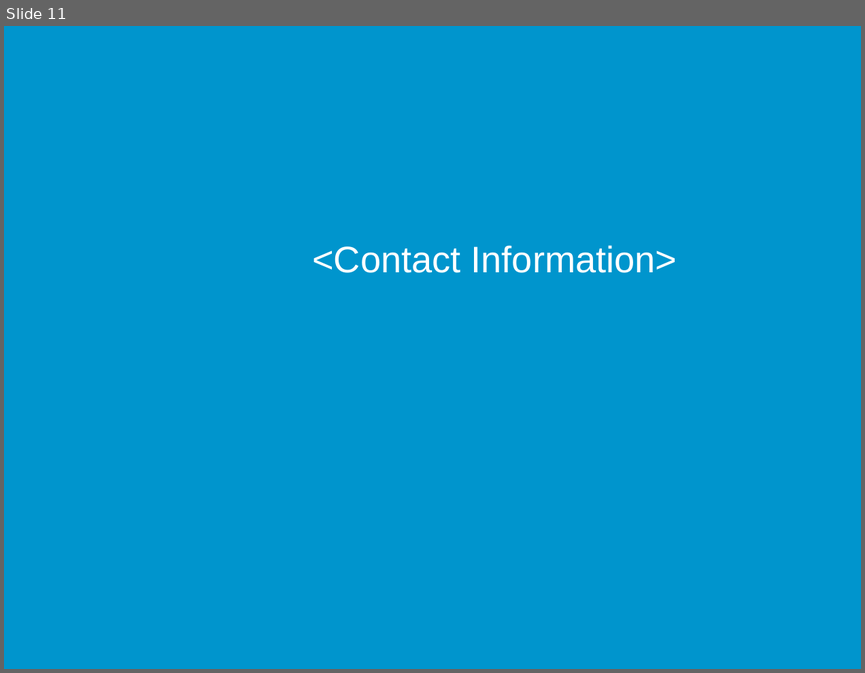
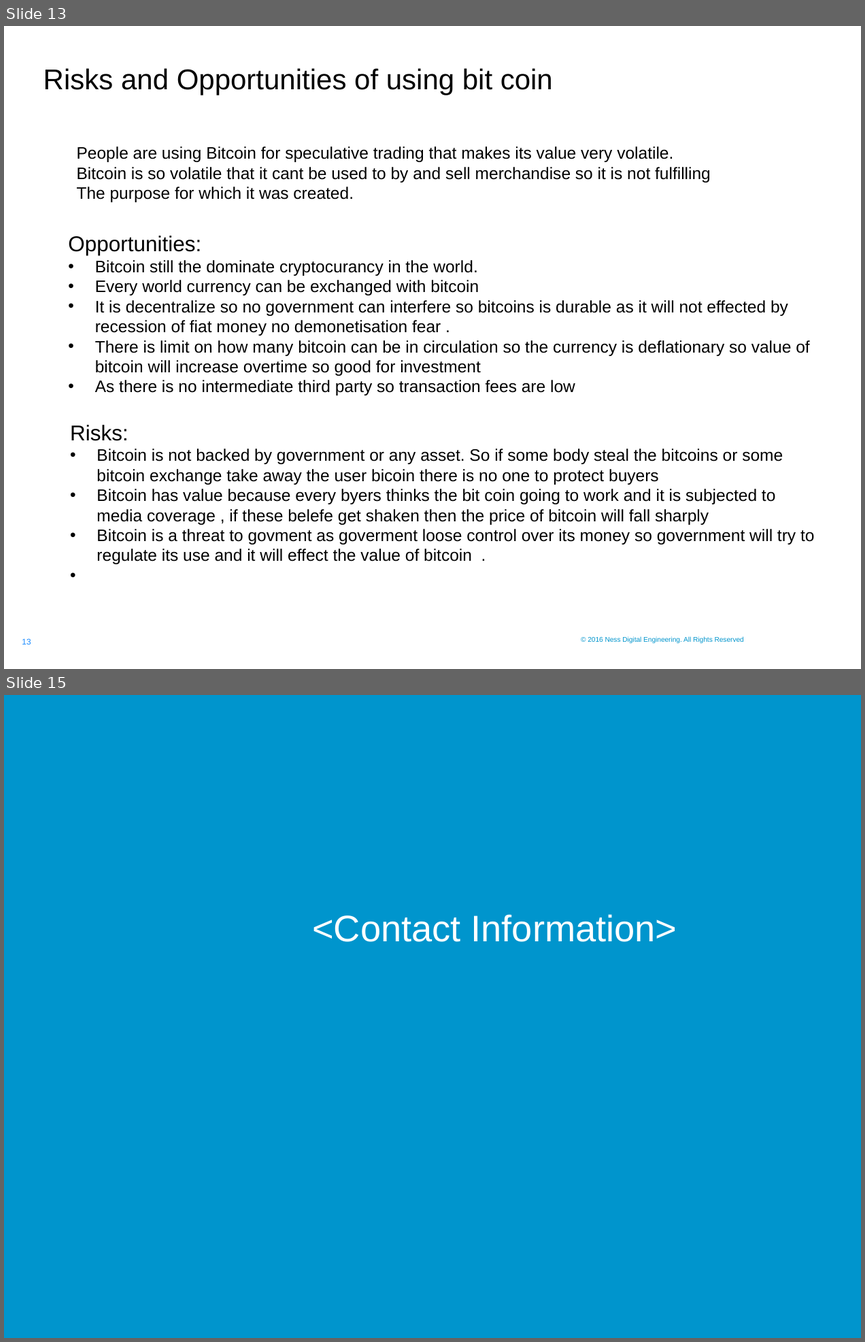
Before and after one commit to sagar-mahapatra-ness/traning, a slide deck: The_Raise_Of_Bitcoin_And_Other_Cryptocurrencies/Ness.pptx. Shown one above the other, each under a label of ours: slide 11 before the commit, slides 13 and 15 after it; the slides between them are not shown. The pictures are 865x673 and 865x1342 pixels, drawn with LibreOffice and Linux fonts; fonts in the diff are those of the drawing; background and template pictures are left out. Boxes give left, top, right and bottom in pixels: in the first picture for what was removed or moved away, otherwise in the second. Text is boxed around its words. In the diff, an @@ line names an element or a change of style, - is before the commit and + after.

```diff
--- a/The_Raise_Of_Bitcoin_And_Other_Cryptocurrencies/Ness.pptx
+++ b/The_Raise_Of_Bitcoin_And_Other_Cryptocurrencies/Ness.pptx
@@ slide 13 added at (x1=4, y1=26, x2=861, y2=669), background #FFFFFF @@
@@ title added at (x1=43, y1=68, x2=553, y2=95), 24 pt, text #000000 @@
+Risks and Opportunities of using bit coin
@@ text added at (x1=77, y1=146, x2=711, y2=202), 14 pt, text #000000 @@
+People are using Bitcoin for speculative trading that makes its value very volatile.
+Bitcoin is so volatile that it cant be used to by and sell merchandise so it is not fulfilling
+The purpose for which it was created.
@@ text added at (x1=68, y1=235, x2=809, y2=395), 14 pt, text #000000 @@
+Opportunities:
+• Bitcoin still the dominate cryptocurancy in the world.
+• Every world currency can be exchanged with bitcoin
+• It is decentralize so no government can interfere so bitcoins is durable as it will not effected by recession of fiat money no demonetisation fear .
+• There is limit on how many bitcoin can be in circulation so the currency is deflationary so value of bitcoin will increase overtime so good for investment
+• As there is no intermediate third party so transaction fees are low
@@ text added at (x1=70, y1=424, x2=814, y2=564), 14 pt, text #000000 @@
+Risks:
+• Bitcoin is not backed by government or any asset. So if some body steal the bitcoins or some bitcoin exchange take away the user bicoin there is no one to protect buyers
+• Bitcoin has value because every byers thinks the bit coin going to work and it is subjected to media coverage , if these belefe get shaken then the price of bitcoin will fall sharply
+• Bitcoin is a threat to govment as goverment loose control over its money so government will try to regulate its use and it will effect the value of bitcoin .
@@ text added at (x1=587, y1=636, x2=744, y2=643), 10 pt, text #0095CD @@
+© 2016 Ness Digital Engineering. All Rights Reserved
@@ page number added at (x1=22, y1=638, x2=31, y2=644), 12 pt, text #198BFF @@
+13
@@ what was slide 11 is now slide 15 @@
```
Also in this commit, not shown: 3 slides changed, 9 other slides added, 6 slides removed, 27 other files.
